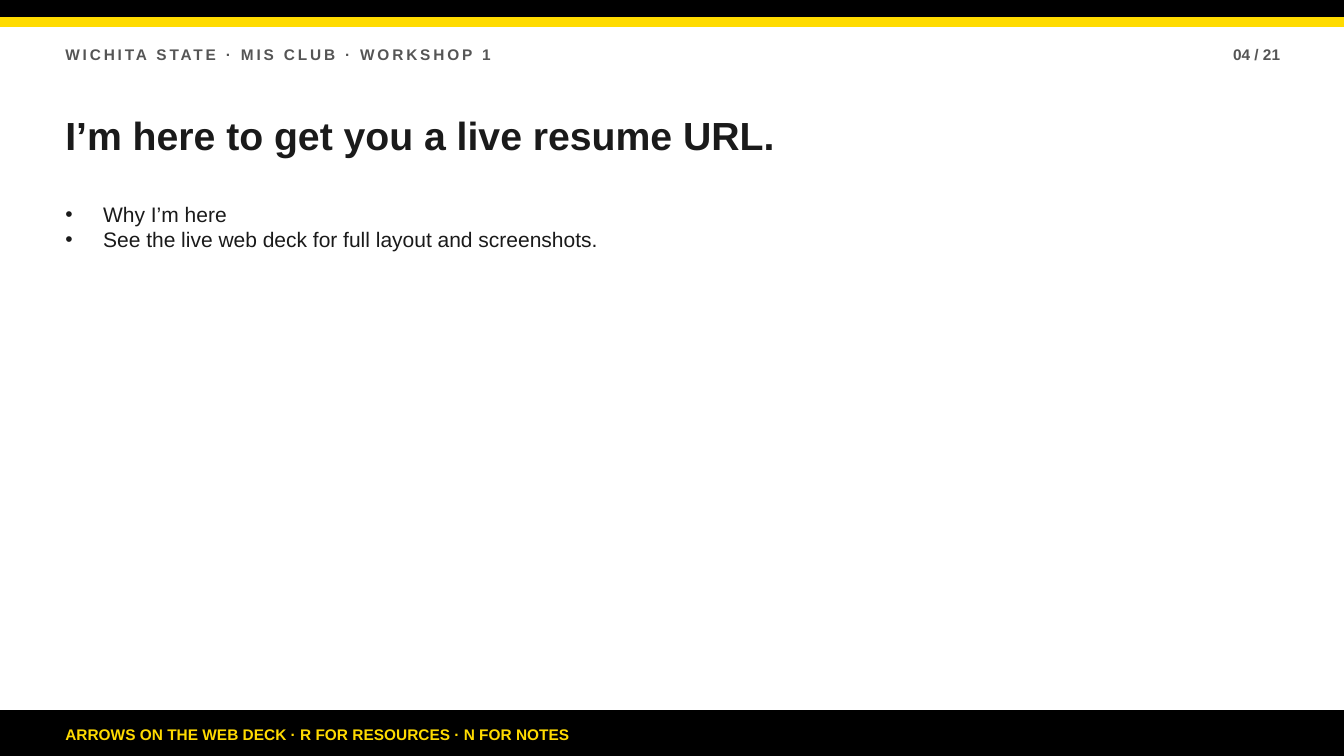
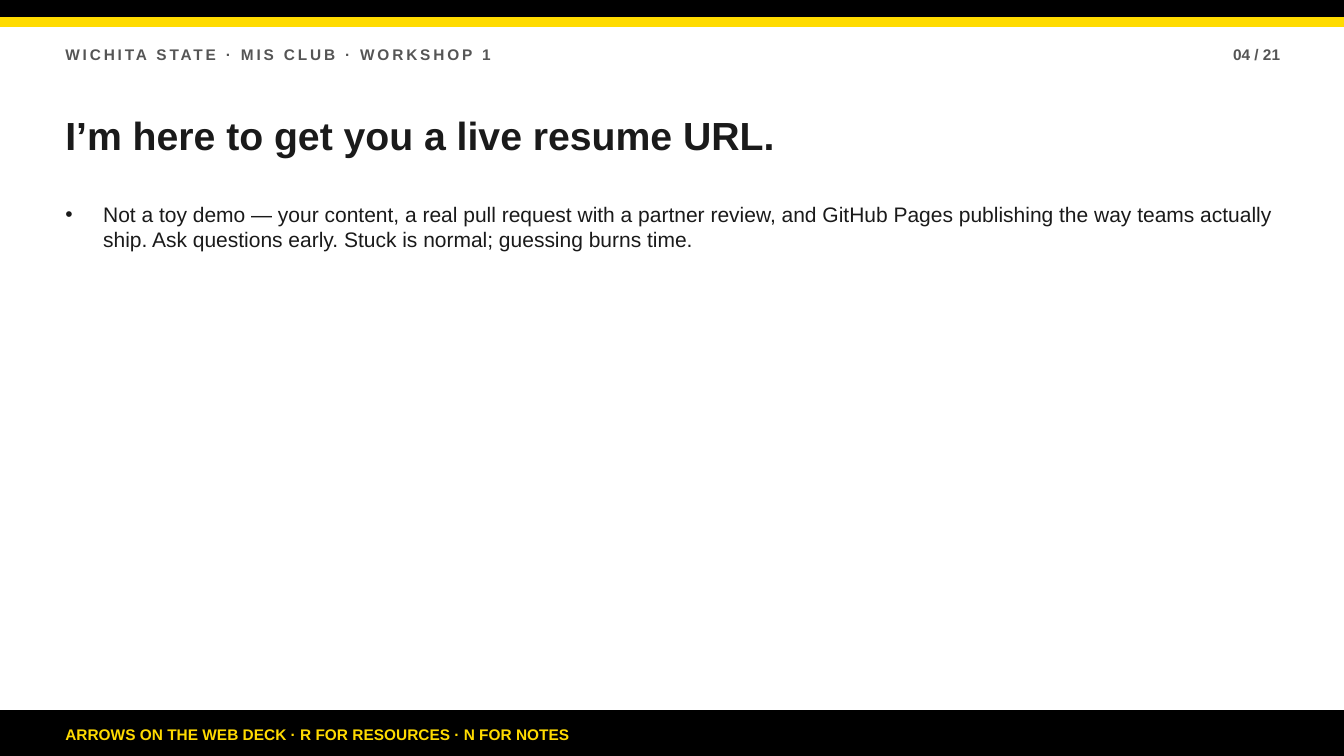
Before and after one commit to bsbcyber/workshop-site, a slide deck: slide 4 of downloads/workshop-1-presentation.pptx. Drawn at 1344x756 pixels with LibreOffice and Linux fonts; fonts in the diff are those of the drawing. Boxes give left, top, right and bottom in pixels: in the first picture for what was removed or moved away, otherwise in the second. Text is boxed around its words. In the diff, an @@ line names an element or a change of style, - is before the commit and + after.

```diff
--- a/downloads/workshop-1-presentation.pptx
+++ b/downloads/workshop-1-presentation.pptx
@@ text at (103,206,1271,252): text changed @@
-• Why I’m here
-• See the live web deck for full layout and screenshots.
+• Not a toy demo — your content, a real pull request with a partner review, and GitHub Pages publishing the way teams actually ship. Ask questions early. Stuck is normal; guessing burns time.
```
Also in this commit, not shown: 18 other slides changed, 4 other files.
